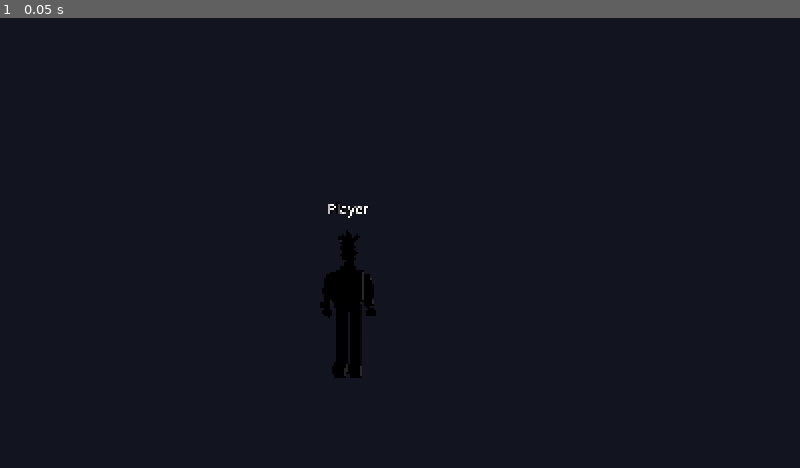
Above: before the commit, frame 1.
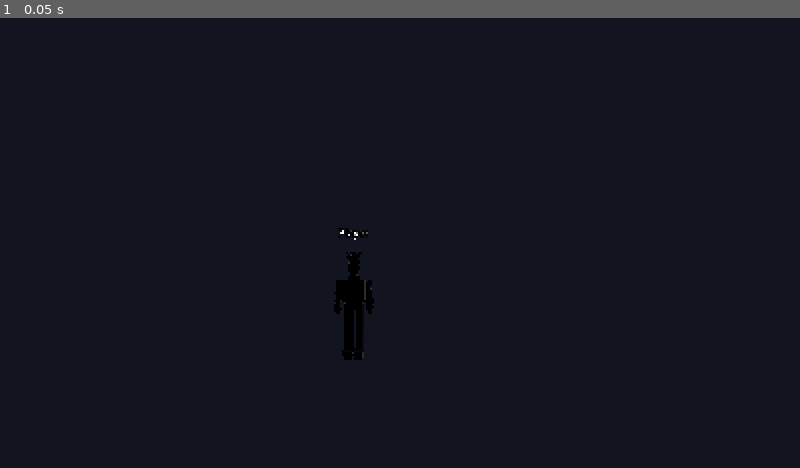
Above: after the commit, the same moment.

Repository: clout2buy/OmniVerse
Game: Godot game, scene res://scenes/player.tscn
Two runs of this game, one before a commit and one after it. Both use one fixed random seed, a clock stepped at 60 frames per second and the inputs below. This scene is started directly instead of the project's main scene.
Inputs:
- Up to frame 1 (0.05 s): no input

The runs differ from the first frame. In frame 1, 0.7% of the frame differs, in the area x 40-47%, y 41-80%.

Commit message:
Smite-style camera distance, brighter arena, --form/--screenshot preview flags, creature screenshots
Co-Authored-By: Claude Fable 5.1 <noreply@anthropic.com>

Diff:
--- a/assets/shaders/cel.gdshader
+++ b/assets/shaders/cel.gdshader
@@ -5,7 +5,7 @@
 
 uniform vec4 albedo : source_color = vec4(1.0);
 uniform float bands : hint_range(1.0, 8.0) = 3.0;
-uniform float shadow_floor : hint_range(0.0, 1.0) = 0.38;
+uniform float shadow_floor : hint_range(0.0, 1.0) = 0.5;
 uniform float rim_strength : hint_range(0.0, 1.0) = 0.2;
 uniform float emission_strength : hint_range(0.0, 4.0) = 0.0;
 uniform float alpha : hint_range(0.0, 1.0) = 1.0;
--- a/scenes/player.tscn
+++ b/scenes/player.tscn
@@ -19,12 +19,12 @@
 transform = Transform3D(1, 0, 0, 0, 1, 0, 0, 0, 1, 0, 1.6, 0)
 
 [node name="Arm" type="SpringArm3D" parent="CamPivot"]
-transform = Transform3D(1, 0, 0, 0, 1, 0, 0, 0, 1, 0.75, 0.3, 0)
-spring_length = 4.5
+transform = Transform3D(1, 0, 0, 0, 1, 0, 0, 0, 1, 0.9, 0.6, 0)
+spring_length = 6.5
 margin = 0.25
 
 [node name="Camera" type="Camera3D" parent="CamPivot/Arm"]
-fov = 72.0
+fov = 68.0
 
 [node name="NameLabel" type="Label3D" parent="."]
 transform = Transform3D(1, 0, 0, 0, 1, 0, 0, 0, 1, 0, 2.4, 0)
--- a/scripts/player/player.gd
+++ b/scripts/player/player.gd
@@ -4,8 +4,8 @@
 extends CharacterBody3D
 
 const MOUSE_SENS := 0.0022
-const PITCH_MIN := -1.2
-const PITCH_MAX := 0.6
+const PITCH_MIN := -1.25
+const PITCH_MAX := 0.35
 const SYNC_INTERVAL := 1.0 / 30.0
 const ACCEL := 40.0
 const RESPAWN_SECONDS := 4.0
@@ -42,7 +42,7 @@
 var dash_hit: Array = []
 
 var yaw := 0.0
-var pitch := -0.2
+var pitch := -0.42
 var runner: AbilityRunner
 var model: Node3D
 var hud: Hud
--- a/scripts/world/arena.gd
+++ b/scripts/world/arena.gd
@@ -12,8 +12,8 @@
 	_walls()
 	_cover()
 	Game.spawn_points = [
-		Vector3(-20, 1, -20), Vector3(20, 1, -20), Vector3(-20, 1, 20), Vector3(20, 1, 20),
-		Vector3(0, 1, -24), Vector3(0, 1, 24), Vector3(-24, 1, 0), Vector3(24, 1, 0),
+		Vector3(-16, 1, -16), Vector3(16, 1, -16), Vector3(-16, 1, 16), Vector3(16, 1, 16),
+		Vector3(0, 1, -22), Vector3(0, 1, 22), Vector3(-22, 1, 0), Vector3(22, 1, 0),
 	]
 
 func _environment() -> void:
@@ -28,7 +28,7 @@
 	sky.sky_material = mat
 	env.sky = sky
 	env.ambient_light_source = Environment.AMBIENT_SOURCE_SKY
-	env.ambient_light_energy = 0.7
+	env.ambient_light_energy = 1.3
 	env.tonemap_mode = Environment.TONE_MAPPER_FILMIC
 	env.glow_enabled = true
 	env.glow_intensity = 0.5
@@ -39,7 +39,7 @@
 
 	var sun := DirectionalLight3D.new()
 	sun.rotation_degrees = Vector3(-52, 35, 0)
-	sun.light_energy = 1.4
+	sun.light_energy = 1.7
 	sun.light_color = Color(1, 0.96, 0.9)
 	sun.shadow_enabled = true
 	sun.directional_shadow_max_distance = 120
@@ -63,14 +63,14 @@
 	return body
 
 func _floor() -> void:
-	_block(Vector3(0, -0.5, 0), Vector3(SIZE, 1, SIZE), Color(0.32, 0.36, 0.42), 0.0)
+	_block(Vector3(0, -0.5, 0), Vector3(SIZE, 1, SIZE), Color(0.42, 0.46, 0.52), 0.0)
 	# Center plate
 	_block(Vector3(0, 0.05, 0), Vector3(12, 0.1, 12), Color(0.22, 0.5, 0.42), 0.0)
 
 func _walls() -> void:
 	var h := SIZE * 0.5
 	var t := 1.0
-	var col := Color(0.2, 0.22, 0.3)
+	var col := Color(0.42, 0.44, 0.56)
 	_block(Vector3(0, WALL_H * 0.5, -h - t * 0.5), Vector3(SIZE + t * 2, WALL_H, t), col)
 	_block(Vector3(0, WALL_H * 0.5, h + t * 0.5), Vector3(SIZE + t * 2, WALL_H, t), col)
 	_block(Vector3(-h - t * 0.5, WALL_H * 0.5, 0), Vector3(t, WALL_H, SIZE), col)
--- a/scripts/world/main.gd
+++ b/scripts/world/main.gd
@@ -36,7 +36,15 @@
 		_screenshot_then_quit(args[si + 1])
 
 func _screenshot_then_quit(path: String) -> void:
-	await get_tree().create_timer(1.5).timeout
+	# Optional `--form <id>` mutates the local player first, to preview a creature.
+	var args := OS.get_cmdline_user_args()
+	var fi := args.find("--form")
+	await get_tree().create_timer(0.3).timeout
+	if fi >= 0 and fi + 1 < args.size():
+		var p := players.get_node_or_null("1")
+		if p != null:
+			p.set_form.rpc(args[fi + 1])
+	await get_tree().create_timer(1.2).timeout
 	await RenderingServer.frame_post_draw
 	var img := get_viewport().get_texture().get_image()
 	img.save_png(path)
Binary file removed: docs/shot_base.png
Binary file added: docs/shot_bulwark.png
Binary file added: docs/shot_human.png
Binary file added: docs/shot_vantablade.png
Binary file added: docs/shot_voltrix.png
